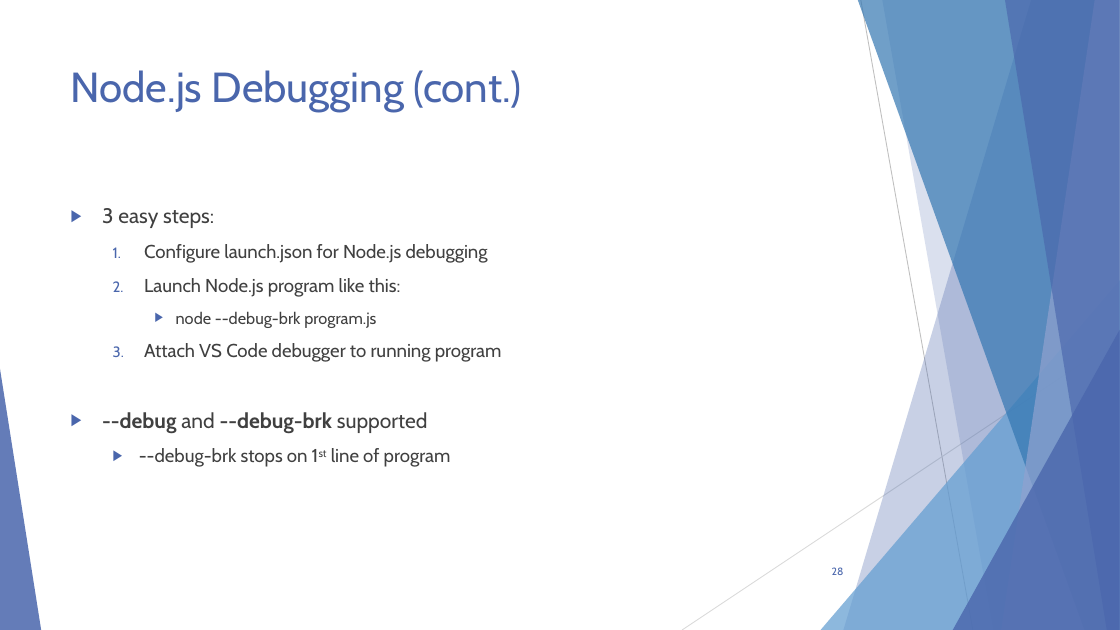
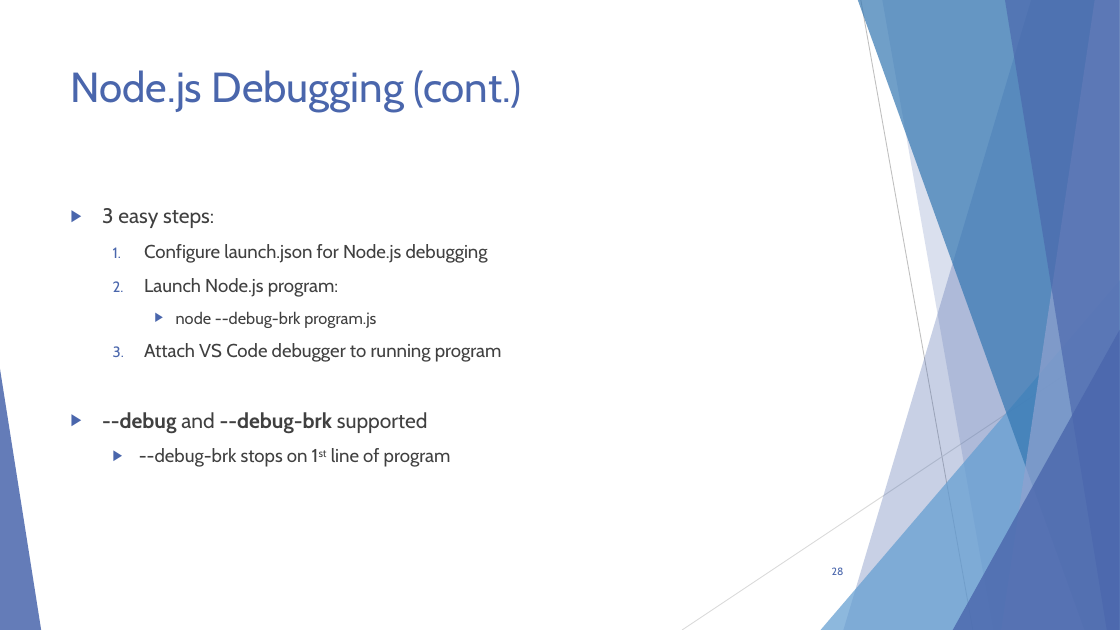
Before and after one commit to scottaddie/slide-decks, a slide deck: slide 28 of Intro to JavaScript Tooling in VS Code - MKEJS.pptx. Drawn at 1120x630 pixels with LibreOffice and Linux fonts; fonts in the diff are those of the drawing. Boxes give left, top, right and bottom in pixels: in the first picture for what was removed or moved away, otherwise in the second. Text is boxed around its words. In the diff, an @@ line names an element or a change of style, - is before the commit and + after.

```diff
--- a/Intro to JavaScript Tooling in VS Code - MKEJS.pptx
+++ b/Intro to JavaScript Tooling in VS Code - MKEJS.pptx
@@ text at [144,278,338,297]: text changed @@
-  2. Launch Node.js program like this:
+  2. Launch Node.js program:
```
Also in this commit, not shown: 2 other slides changed.
